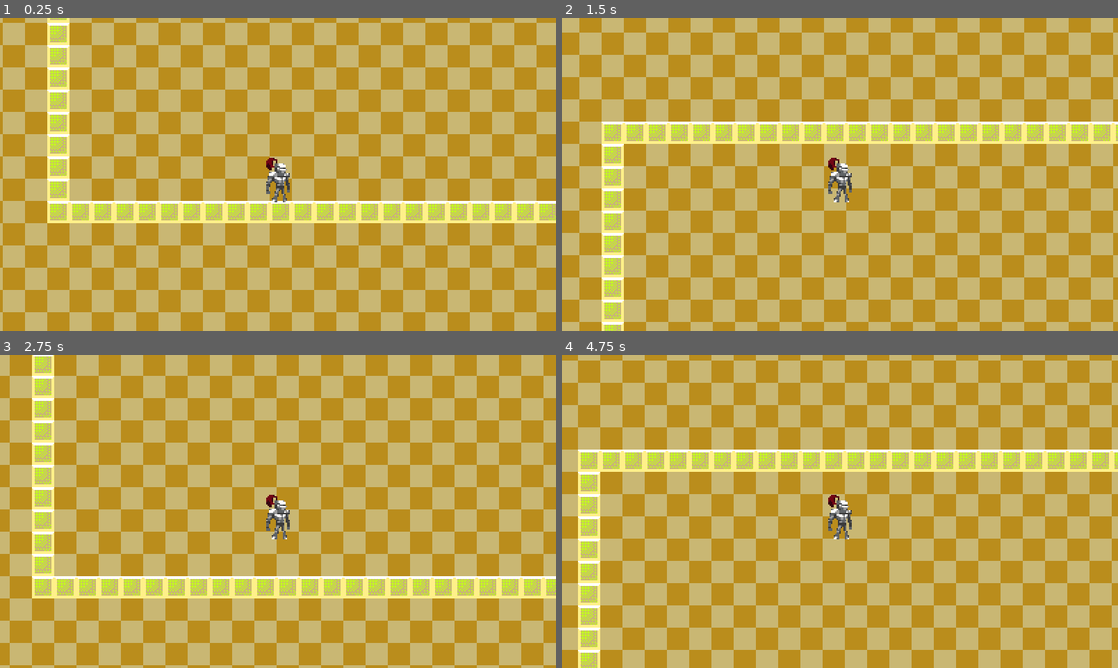
Above: before the commit, frames 1-4 (two rows, left to right).
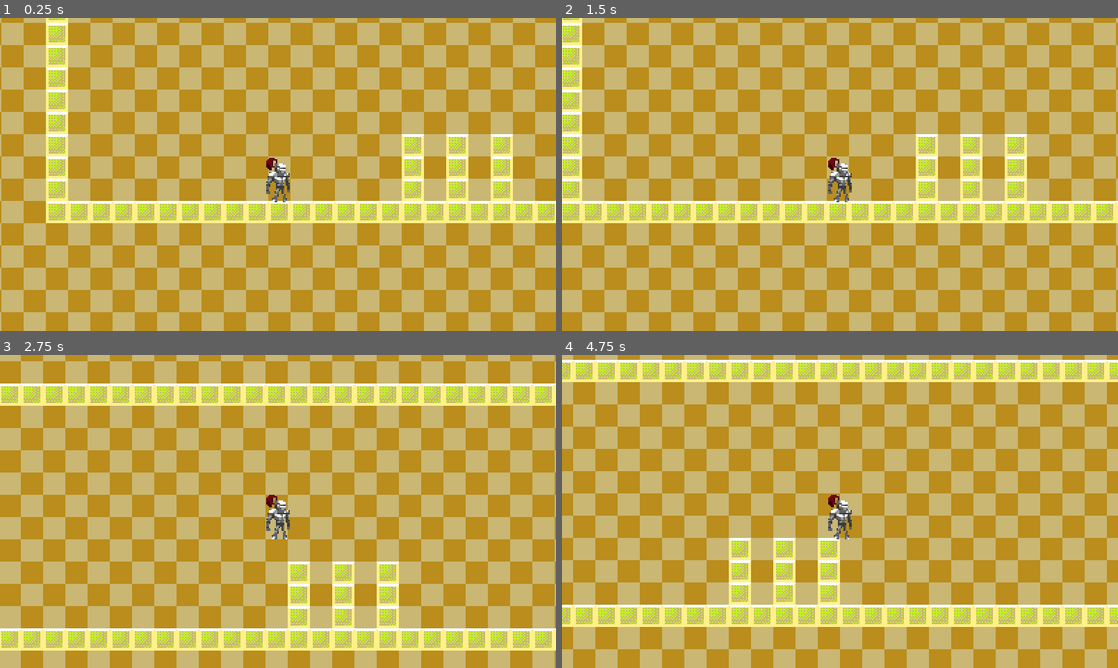
Above: after the commit, the same moments.

Repository: zucchinibyday/GMTK23
Game: Godot game, scene res://main.tscn
Same seed, same stepped clock (60 frames per second), same inputs: the game is played once before the commit and once after it.
Inputs:
- Up to frame 1 (0.25 s): no input
- Up to frame 2 (1.5 s): hold Right (ui_right) from 0.53 s (still down); tap Up (ui_up) at 0.6, 0.77, 1.07, 1.35 s
- Up to frame 3 (2.75 s): tap Up (ui_up) at 1.52, 1.82, 2.1 s; release Right (ui_right) at 2.03 s; hold Left (ui_left) from 2.03 s (still down)
- Up to frame 4 (4.75 s): release Left (ui_left) at 2.78 s; hold Right (ui_right) 2.78-4.28 s; tap Up (ui_up) at 2.85, 3.02, 3.32, 3.6, 3.77, 4.07, 4.35, 4.52 s; hold Left (ui_left) from 4.28 s (still down)

The runs differ from the first frame. In frame 1, 12% of the frame differs, in the area x 0-100%, y 0-100%; in frame 2, 60%; in frame 3, 58%; in frame 4, 78%.

Commit message:
Basic movement done

Diff:
--- a/Hero/Hero.gd
+++ b/Hero/Hero.gd
@@ -10,10 +10,7 @@
 func _ready():
 	pass
 
-func _physics_process(delta):
-	pass#ray.target_position = Vector2(facing * movement_controller.distance_covered_during_jump(), 0)
-
-var player_control_enabled := true
+var player_control_enabled := false
 
 func _process(delta):
 	if player_control_enabled:
@@ -38,4 +35,5 @@
 		print("onward!")
 		movement_controller.accelerate("right")
 	else:
-		movement_controller.decelerate()
+		if is_on_floor():
+			movement_controller.jump()
--- a/Hero/Hero.tscn
+++ b/Hero/Hero.tscn
@@ -18,7 +18,7 @@
 [node name="MovementController" parent="." node_paths=PackedStringArray("body") instance=ExtResource("2_ejthm")]
 body = NodePath("..")
 max_velocity = 96.0
-time_till_maxv = 8.0
+time_till_maxv = 3.0
 time_till_stop = 2.0
 momentum = 0.0
 time_till_max_height = 0.5
@@ -27,4 +27,4 @@
 shape = SubResource("RectangleShape2D_uguvx")
 
 [node name="RayCast2D" type="RayCast2D" parent="."]
-target_position = Vector2(200, 0)
+target_position = Vector2(16, 0)
--- a/Hero/MovementController.gd
+++ b/Hero/MovementController.gd
@@ -5,19 +5,24 @@
 var body: CharacterBody2D
 
 func _physics_process(delta):
+	if is_walking and !was_walking:
+		frames_since_start_walking = 0
+		was_walking = true
+	if !is_walking and was_walking:
+		was_walking = false
+		frames_since_start_walking = -1
+	if is_walking and was_walking:
+		frames_since_start_walking += 1
+
 	if !body.is_on_floor():
 		if jumping:
 			frames_since_jump += 1
 			if is_jump_over():
 				jumping = false
-				body.velocity.y += gravity
-				print(body.global_position)
-			else:
-				body.velocity.y += jump_gravity
-		else:
-			body.velocity.y += gravity
+		body.velocity.y += gravity
 
 	body.move_and_slide()
+	is_walking = false
 
 @export_group("Run")
 @export var max_velocity: float = 0
@@ -27,7 +32,7 @@
 @onready var decel_x: float = max_velocity / (60 * time_till_stop) if time_till_stop != 0 else 0
 @export var momentum: float = 1
 
-var frames_since_start_walking: int = 0
+var frames_since_start_walking: int = -1
 var is_walking := false
 var was_walking := false
 
@@ -42,7 +47,6 @@
 		body.velocity.x = sign(body.velocity.x) * max_velocity
 
 func decelerate():
-	frames_since_start_walking = 0
 	# instant decel case
 	if decel_x == 0:
 		body.velocity.x = 0
@@ -56,6 +60,7 @@
 	# normal case, still decelerating
 	body.velocity.x = new_velocity
 
+# currently doesnt work, we're just going with the "dumb" version of the ai for right now
 func distance_covered_during_jump() -> float:
 	print("START CALCULATION")
 	var time_since_start_walk: float = float(frames_since_start_walking) / 60.0
@@ -77,7 +82,6 @@
 
 	if abs(body.velocity.x) > 0 and abs(body.velocity.x) < max_velocity:
 		print("between 0 and max velocity")
-		print(time_since_start_walk)
 		if (time_till_maxv - time_since_start_walk) > time_till_max_height:
 			return (accel_x / 2) * (
 				(time_till_max_height * time_till_max_height) +
@@ -92,11 +96,10 @@
 	return -1
 
 @export_group("Jump")
-@onready var gravity: float = ProjectSettings.get_setting("physics/2d/default_gravity")
 @export var max_jump_height: float = 64
 @export var time_till_max_height: float = 1
 @onready var jump_velocity: float = (-2 * max_jump_height) / (time_till_max_height)
-@onready var jump_gravity: float = (2 * max_jump_height) / (time_till_max_height * time_till_max_height * 60)
+@onready var gravity: float = (2 * max_jump_height) / (time_till_max_height * time_till_max_height * 60)
 
 var jumping: bool = false
 var frames_since_jump: int
--- a/main.tscn
+++ b/main.tscn
@@ -21,4 +21,4 @@
 texture_filter = 1
 tile_set = ExtResource("3_y1nif")
 format = 2
-layer_0/tile_data = PackedInt32Array(1376293, 0, 0, 1376292, …(1356 unchanged characters)… 655383, 0, 0, 655382, 0, 0, 655381, 0, 0)
+layer_0/tile_data = PackedInt32Array(1376293, 0, 0, 1376292, …(1356 unchanged characters)… 655383, 0, 0, 655382, 0, 0, 655381, 0, 0, 1310757, 0, 0, 1245221, 0, 0, 1179685, 0, 0, 1310759, 0, 0, 1245223, 0, 0, 1179687, 0, 0, 1310761, 0, 0, 1245225, 0, 0, 1179689, 0, 0)
